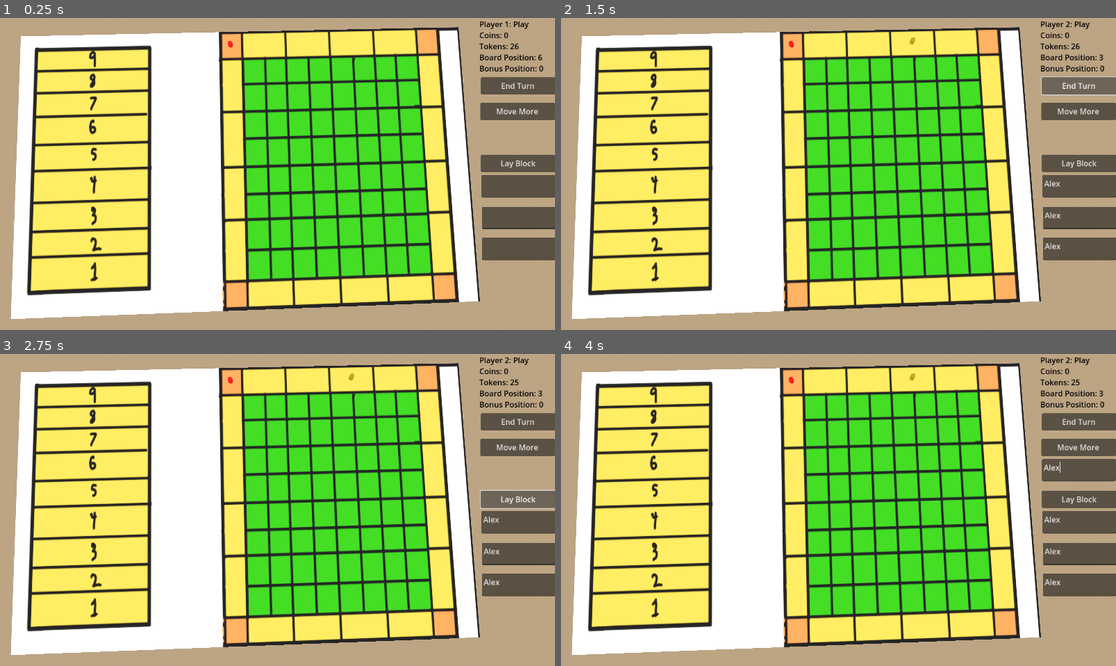
Above: before the commit, frames 1-4 (two rows, left to right).
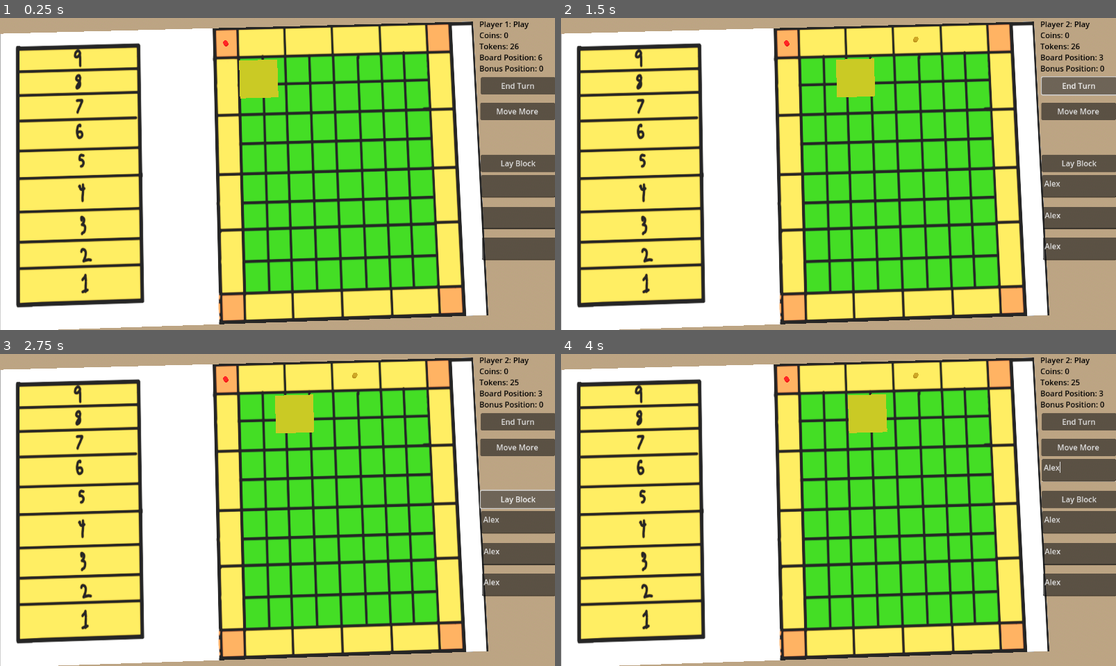
Above: after the commit, the same moments.

Repository: internot169/CasaGrande
Game: Godot game, scene res://main.tscn
Two runs of this game, one before a commit and one after it. Both use one fixed random seed, a clock stepped at 60 frames per second and the inputs below.
Inputs (mouse positions are in pixels of both pictures, inside the frame that each line leads up to):
- Up to frame 1 (0.25 s): no input
- Up to frame 2 (1.5 s): click (1077, 186) at 0.52 s; type "Alex" at 0.6 s; click (1077, 217) at 0.75 s; type "Alex" at 0.83 s; click (1077, 248) at 0.98 s; type "Alex" at 1.07 s; click "End Turn" at 1.25 s
- Up to frame 3 (2.75 s): click "Lay Block" at 2 s
- Up to frame 4 (4 s): click "Move More" at 2.75 s; click (1077, 469) at 3.52 s; type "Alex" at 3.6 s

The runs differ from the first frame. In frame 1, 38% of the frame differs, in the area x 0-88%, y 1-100%; in frame 2, 38%; in frame 3, 38%; in frame 4, 38%.

Commit message:
Render highlighter to mark where Inputting box

Diff:
--- a/CasaGrande/board.tscn
+++ b/CasaGrande/board.tscn
@@ -1,8 +1,7 @@
-[gd_scene load_steps=6 format=3 uid="uid://b3q7fd0edg78"]
+[gd_scene load_steps=5 format=3 uid="uid://b3q7fd0edg78"]
 
 [ext_resource type="Script" path="res://board.gd" id="1_dva3j"]
 [ext_resource type="Texture2D" uid="uid://by0xih05e1by2" path="res://Board.png" id="2_juilx"]
-[ext_resource type="Script" path="res://input_getter.gd" id="3_f3ugf"]
 
 [sub_resource type="StandardMaterial3D" id="StandardMaterial3D_61btf"]
 albedo_texture = ExtResource("2_juilx")
@@ -19,6 +18,3 @@
 material_override = SubResource("StandardMaterial3D_61btf")
 mesh = SubResource("PlaneMesh_ejcem")
 skeleton = NodePath("")
-
-[node name="InputGetter" type="Node3D" parent="."]
-script = ExtResource("3_f3ugf")
--- /dev/null
+++ b/CasaGrande/highlighterinput.tscn
@@ -0,0 +1,13 @@
+[gd_scene load_steps=3 format=3 uid="uid://cf5fn7j0bfyom"]
+
+[sub_resource type="PlaneMesh" id="PlaneMesh_6hd3j"]
+
+[sub_resource type="StandardMaterial3D" id="StandardMaterial3D_1fv2g"]
+albedo_color = Color(0.65098, 0.65098, 0, 1)
+
+[node name="Highlighterinput" type="Node3D"]
+
+[node name="MeshInstance3D" type="MeshInstance3D" parent="."]
+transform = Transform3D(4, 0, 0, 0, 1, 0, 0, 0, 4, 4, 0, 4)
+mesh = SubResource("PlaneMesh_6hd3j")
+surface_material_override/0 = SubResource("StandardMaterial3D_1fv2g")
--- a/CasaGrande/input_getter.gd
+++ b/CasaGrande/input_getter.gd
@@ -7,7 +7,7 @@
 func _ready():
 	pass # Replace with function body.
 
-func _unhandled_input(event):
+func get_input():
 	if Input.is_action_pressed("D"):
 		x += 1
 	elif Input.is_action_pressed("A"):
@@ -19,7 +19,9 @@
 
 
 func _process(_delta):
-	var bounds = get_node("..").get_node("../GameManager").get_x_y_bound()
+	get_input()
+
+	var bounds = get_node("../GameManager").get_x_y_bound()
 	var x_left_bound = bounds[0]
 	var x_right_bound = bounds[1]
 	var y_left_bound = bounds[2]
@@ -32,11 +34,20 @@
 		x = ((x - x_left_bound) % (x_right_bound - x_left_bound)) + x_left_bound
 	elif check_y:
 		y = ((y - y_left_bound) % (y_right_bound - y_left_bound)) + y_left_bound
-
+	else:
+		x %= 20
+		y %= 20
 	display_input_box()
 
 func display_input_box():
-	pass
+	# Each box is width five and height 5
+	# Means position of display starts at 2.5 and increases by 5
+	# x starts at 0, z starts at -88
+	var z_amt = -88
+	var x_amt = 0
+	var pos:Vector3 = Vector3(x_amt + (2.5 * x), 0.6, z_amt + (2.5 * y))
+
+	get_node("Highlighterinput").position = pos
 
 func reset():
 	x = 0
--- a/CasaGrande/main.tscn
+++ b/CasaGrande/main.tscn
@@ -1,8 +1,10 @@
-[gd_scene load_steps=8 format=3 uid="uid://cd5wj6yu7wrrh"]
+[gd_scene load_steps=10 format=3 uid="uid://cd5wj6yu7wrrh"]
 
 [ext_resource type="PackedScene" uid="uid://b3q7fd0edg78" path="res://board.tscn" id="1_0ml7a"]
 [ext_resource type="PackedScene" uid="uid://cax20q47epvn6" path="res://game_manager.tscn" id="2_0ab3p"]
+[ext_resource type="PackedScene" uid="uid://cf5fn7j0bfyom" path="res://highlighterinput.tscn" id="2_6pk4s"]
 [ext_resource type="PackedScene" uid="uid://c6qhal3k06as3" path="res://token.tscn" id="3_81pnq"]
+[ext_resource type="Script" path="res://input_getter.gd" id="4_olnyl"]
 
 [sub_resource type="ProceduralSkyMaterial" id="ProceduralSkyMaterial_8pkaf"]
 
@@ -23,12 +25,20 @@
 
 [node name="Main" type="Node3D"]
 
+[node name="InputGetter" type="Node3D" parent="."]
+script = ExtResource("4_olnyl")
+
+[node name="Highlighterinput" parent="InputGetter" instance=ExtResource("2_6pk4s")]
+
 [node name="Board" parent="." instance=ExtResource("1_0ml7a")]
 transform = Transform3D(1, 0, 0, 0, 1, 0, 0, 0, 0.163033, 0, 0, 0)
 positions = [NodePath("../Position1"), NodePath("../Position2"), NodePath("../Position3"), NodePath("../Position4"), No …(424 unchanged characters)…
 
-[node name="TopLeft" type="Node3D" parent="Board"]
-transform = Transform3D(0.999517, 0.0296021, -0.00935947, 0.00819266, 0.039295, 0.999193, 0.183681, -6.1263, 0.239421, 0.184784, 0.619092, -542.028)
+[node name="TopLeft" type="Node3D" parent="."]
+transform = Transform3D(0.999517, 0.0296021, -0.00935947, 0.00819266, 0.039295, 0.999193, 0.0299461, -0.998789, 0.0390335, 0, 0, -88)
+
+[node name="TopRight" type="Node3D" parent="."]
+transform = Transform3D(1, 0, 0, 0, 1, 0, 0, 0, 1, 40, 0, -88)
 
 [node name="GameManager" parent="." instance=ExtResource("2_0ab3p")]
 players = [NodePath("../Token"), NodePath("../Token2"), NodePath("../Token3"), NodePath("../Token4")]
@@ -52,10 +62,10 @@
 transform = Transform3D(1, 0, 0, 0, 1, 0, 0, 0, 1, 12.5875, 4.37823, -58.9517)
 
 [node name="Camera3D" type="Camera3D" parent="CameraHolder"]
-transform = Transform3D(0.999518, 0.0296021, -0.00935947, 0.00819267, 0.039295, 0.999194, 0.029946, -0.998789, 0.0390336, -5.94538, 30.392, -2.1832)
+transform = Transform3D(0.999518, 0.0296021, -0.00935947, 0.00819267, 0.039295, 0.999194, 0.029946, -0.998789, 0.0390336, -5.945, 70, -2.183)
 environment = SubResource("Environment_4gfpa")
 attributes = SubResource("CameraAttributesPractical_tasdl")
-fov = 90.0
+fov = 47.2
 far = 4003.02
 
 [node name="Position1" type="Node3D" parent="."]
